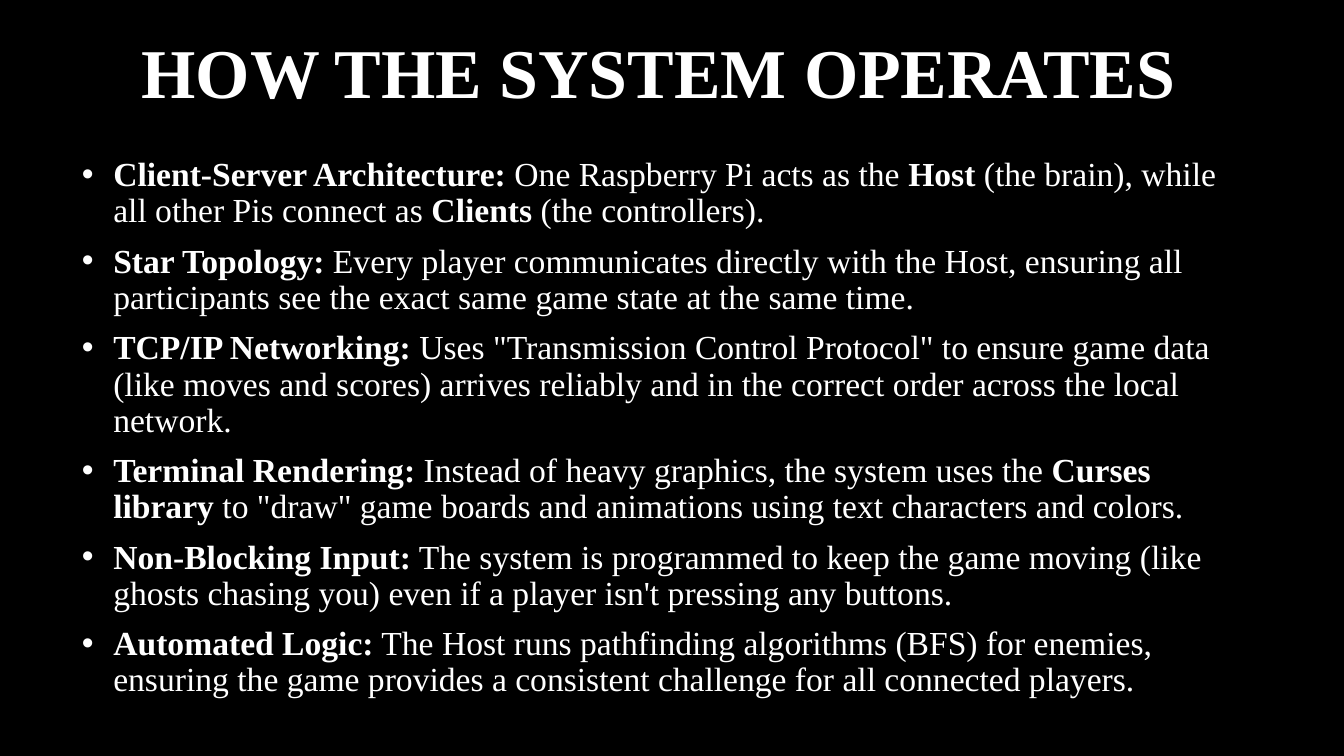
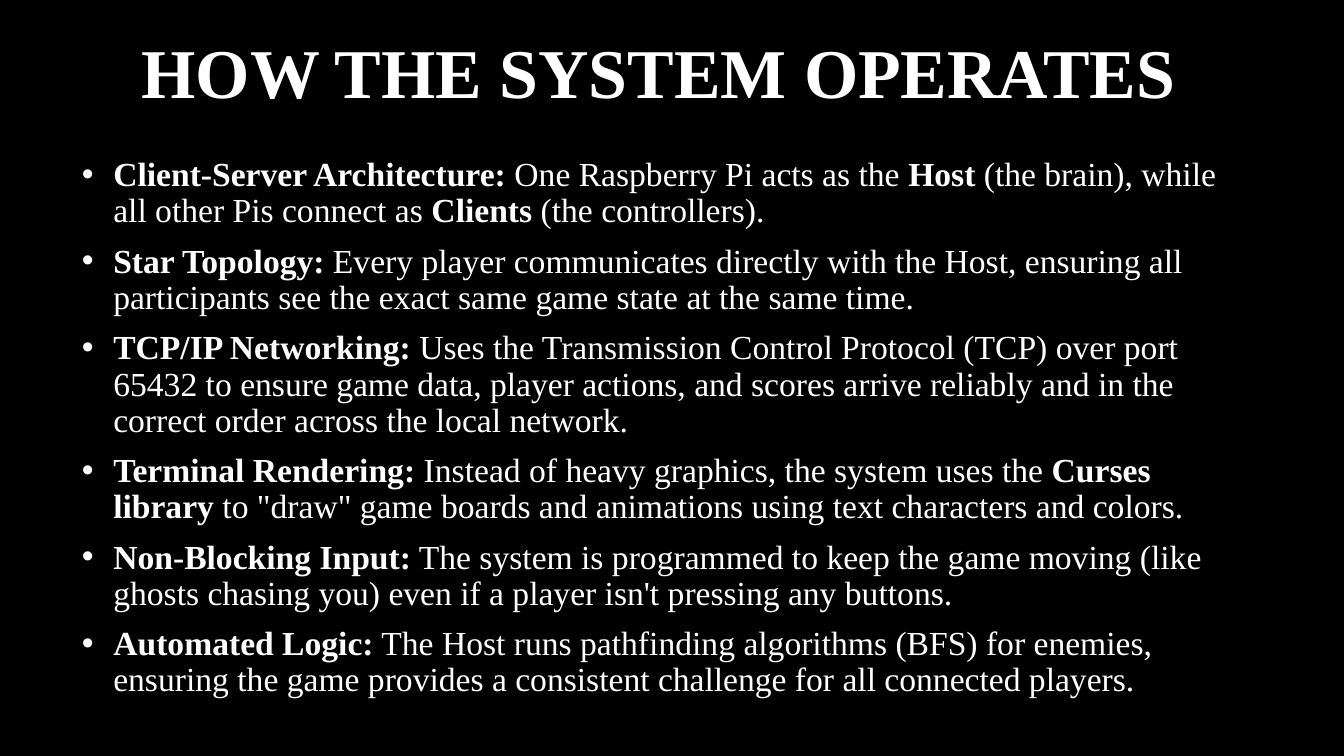
Before and after one commit to tadkins01/PI_Project, a slide deck: slide 2 of Everyone/THE_FinalPiParty.pptx. Drawn at 1344x756 pixels with LibreOffice and Linux fonts; fonts in the diff are those of the drawing; background and template pictures are left out. Boxes give left, top, right and bottom in pixels: in the first picture for what was removed or moved away, otherwise in the second. Text is boxed around its words. In the diff, an @@ line names an element or a change of style, - is before the commit and + after.

```diff
--- a/Everyone/THE_FinalPiParty.pptx
+++ b/Everyone/THE_FinalPiParty.pptx
@@ text at box(113, 335, 1178, 433): text changed @@
-• TCP/IP Networking: Uses "Transmission Control Protocol" to ensure game data (like moves and scores) arrives reliably and in the correct order across the local network.
+• TCP/IP Networking: Uses the Transmission Control Protocol (TCP) over port 65432 to ensure game data, player actions, and scores arrive reliably and in the correct order across the local network.
```
Also in this commit, not shown: 1 other slide changed, 1 slide added.
